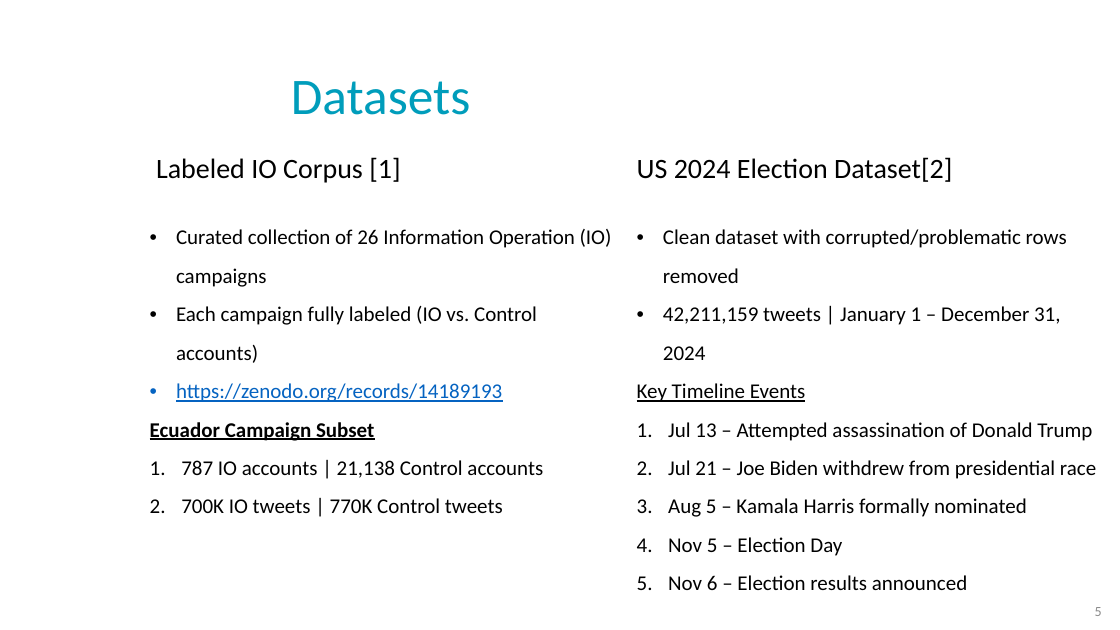
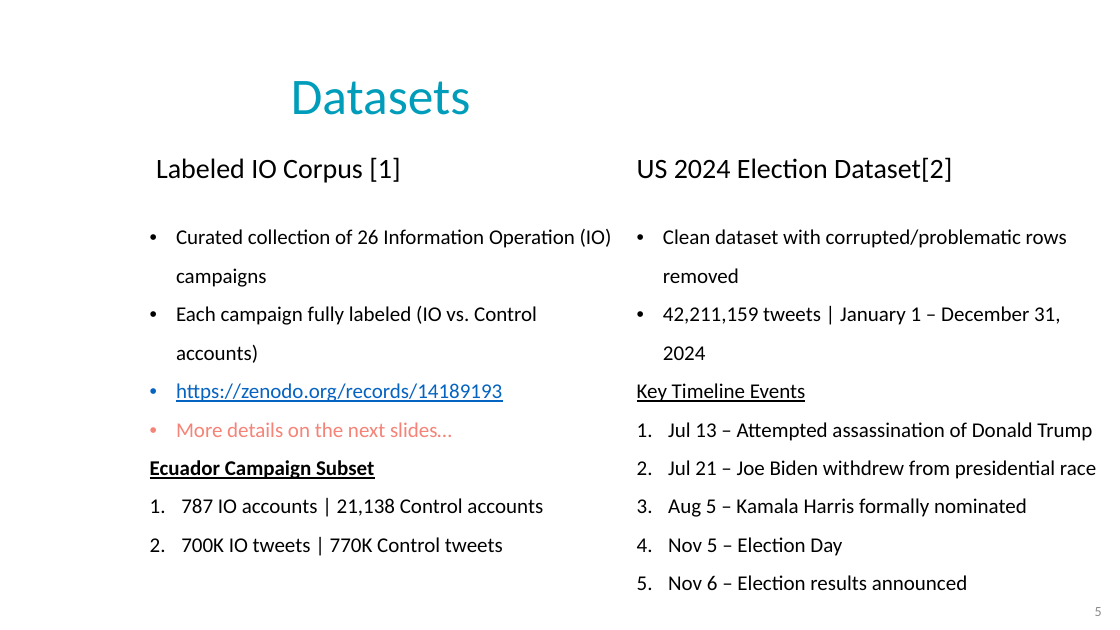
Before and after one commit to NoaTal1996/Backbone-Graph, a slide deck: slide 5 of docs/cbg_saback.pptx. Drawn at 1120x630 pixels with LibreOffice and Linux fonts; fonts in the diff are those of the drawing; background and template pictures are left out. Boxes give left, top, right and bottom in pixels: in the first picture for what was removed or moved away, otherwise in the second. Text is boxed around its words. In the diff, an @@ line names an element or a change of style, - is before the commit and + after.

```diff
--- a/docs/cbg_saback.pptx
+++ b/docs/cbg_saback.pptx
@@ table at (x1=141, y1=148, x2=1116, y2=630) @@
-row 1, column 1: Labeled IO Corpus [1] / Curated collection of 26 Information Operation (IO) campaigns / Each campaign fully labeled (IO vs. Control accounts) / https://zenodo.org/records/14189193 / Ecuador Campaign Subset / 787 IO accounts | 21,138 Control accounts / 700K IO tweets | 770K Control tweets
+row 1, column 1: Labeled IO Corpus [1] / Curated collection of 26 Information Operation (IO) campaigns / Each campaign fully labeled (IO vs. Control accounts) / https://zenodo.org/records/14189193 / More details on the next slides… / Ecuador Campaign Subset / 787 IO accounts | 21,138 Control accounts / 700K IO tweets | 770K Control tweets
```
Also in this commit, not shown: 3 other slides changed, 1 slide added.
